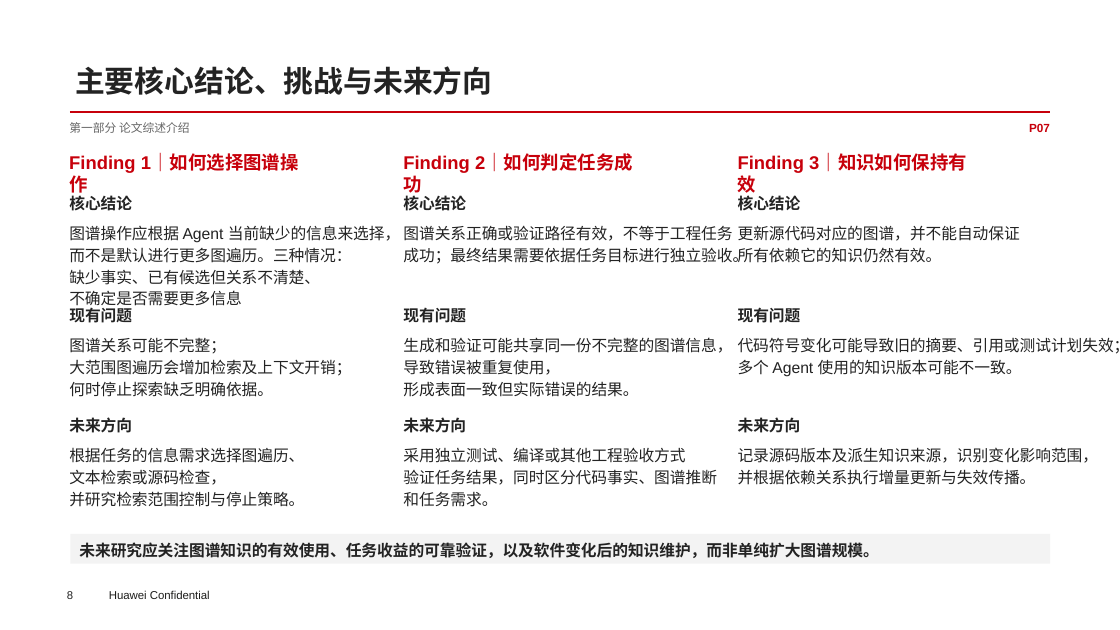
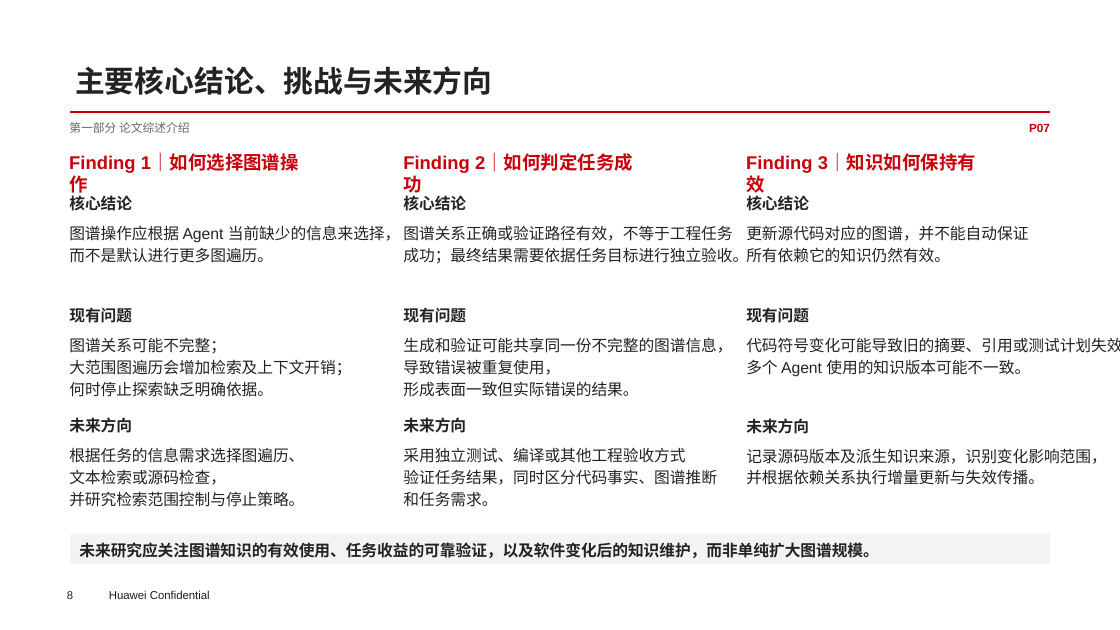
Before and after one commit to ichab/rk8s, a slide deck: slide 8 of 面向Agent软件工程的知识图谱研究综述与技术洞察.pptx. Drawn at 1120x630 pixels with LibreOffice and Linux fonts; fonts in the diff are those of the drawing; background and template pictures are left out. Boxes give left, top, right and bottom in pixels: in the first picture for what was removed or moved away, otherwise in the second. Text is boxed around its words. In the diff, an @@ line names an element or a change of style, - is before the commit and + after.

```diff
--- a/面向Agent软件工程的知识图谱研究综述与技术洞察.pptx
+++ b/面向Agent软件工程的知识图谱研究综述与技术洞察.pptx
@@ text at (69, 247, 273, 263): text changed @@
-而不是默认进行更多图遍历。三种情况：
-缺少事实、已有候选但关系不清楚、
-不确定是否需要更多信息
+而不是默认进行更多图遍历。
@@ 7 texts: place and size @@
-7 texts at (738, 154, 1120, 485)
+7 texts at (746, 154, 1120, 485)
```
Also in this commit, not shown: 15 other slides changed.
